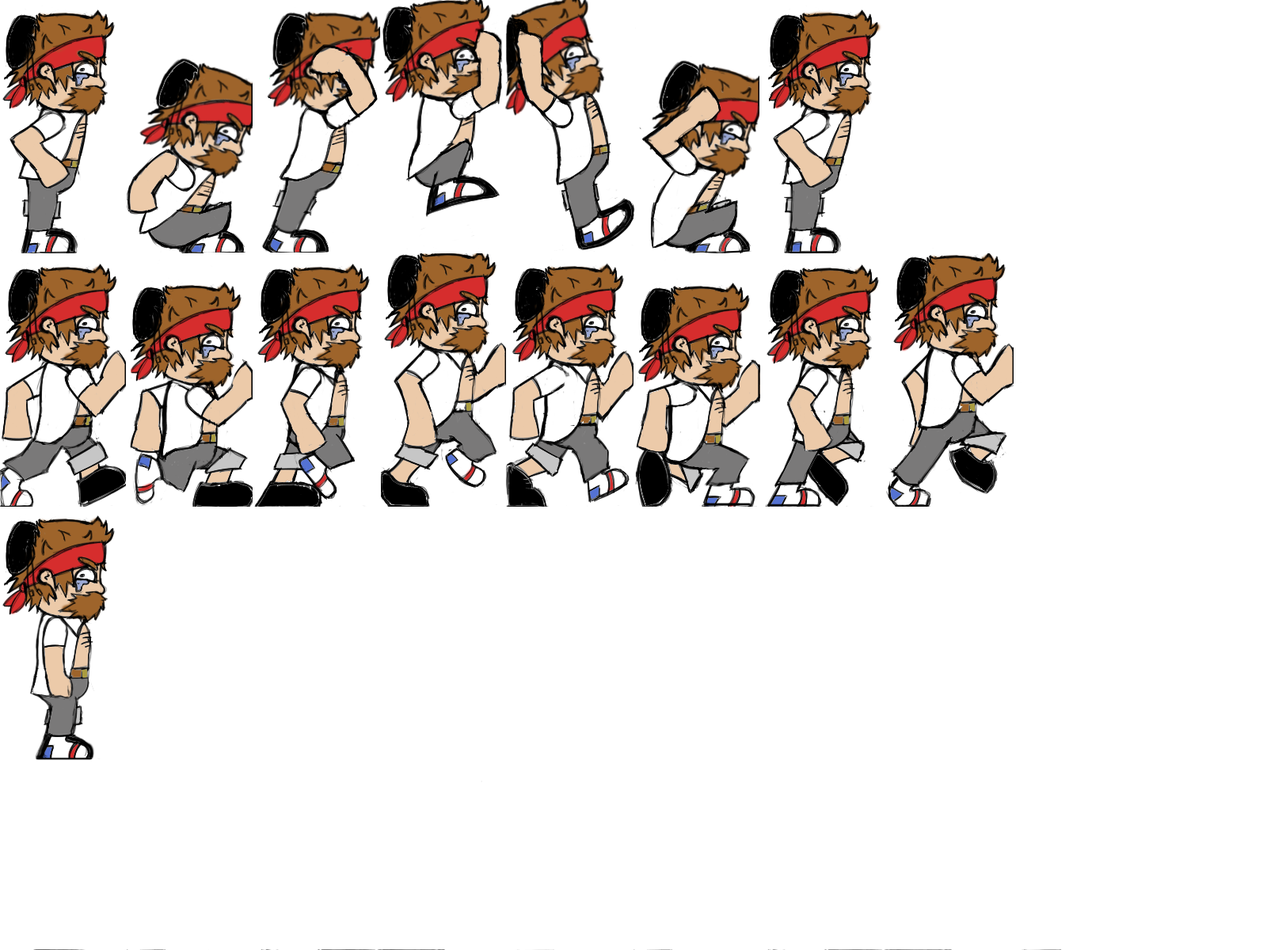
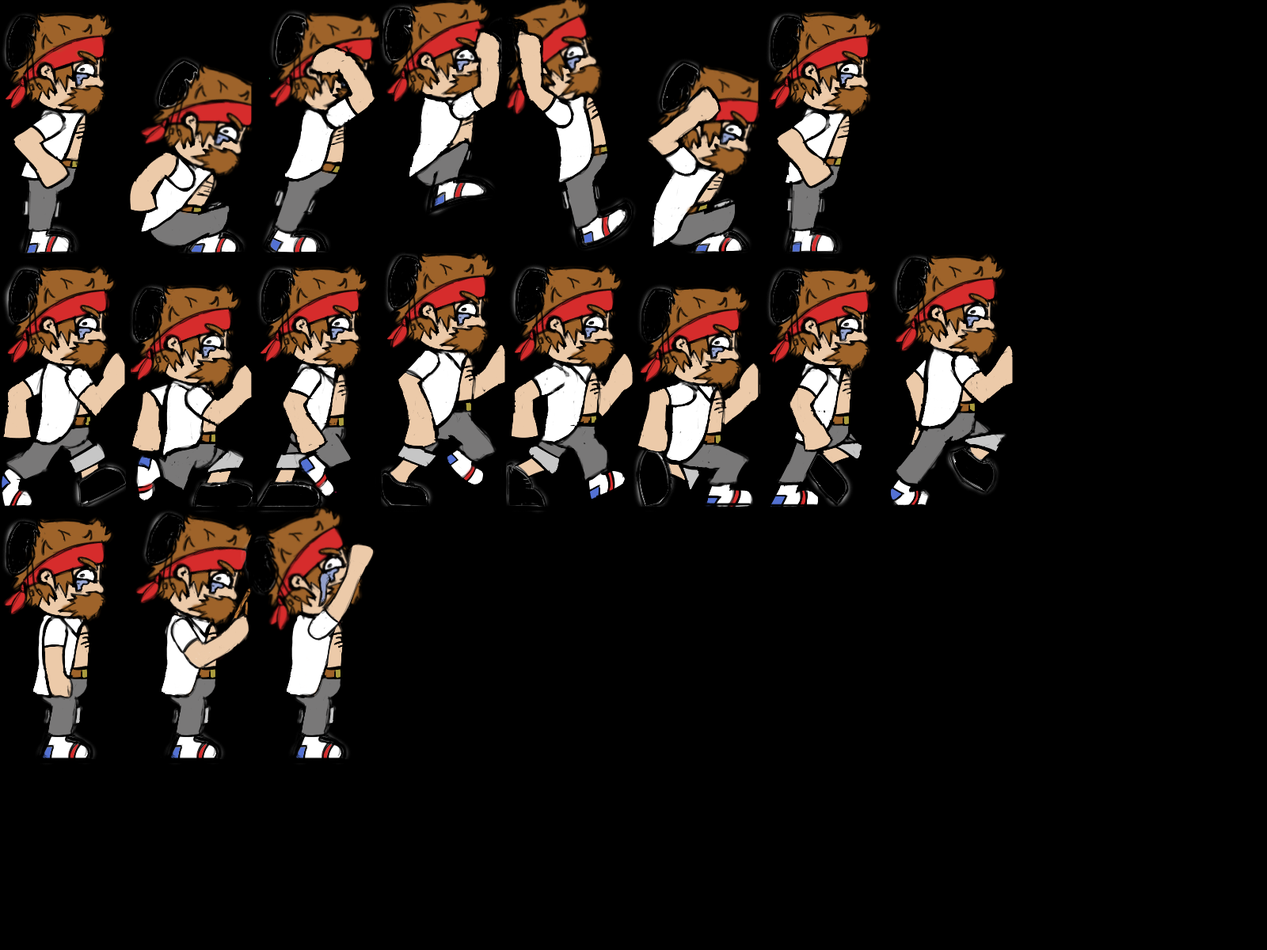
Revision of a layered 1267×950 image; what changed, layer by layer:
painted on "Layer 05 copy" over (x1=0, y1=0, x2=1062, y2=950)
